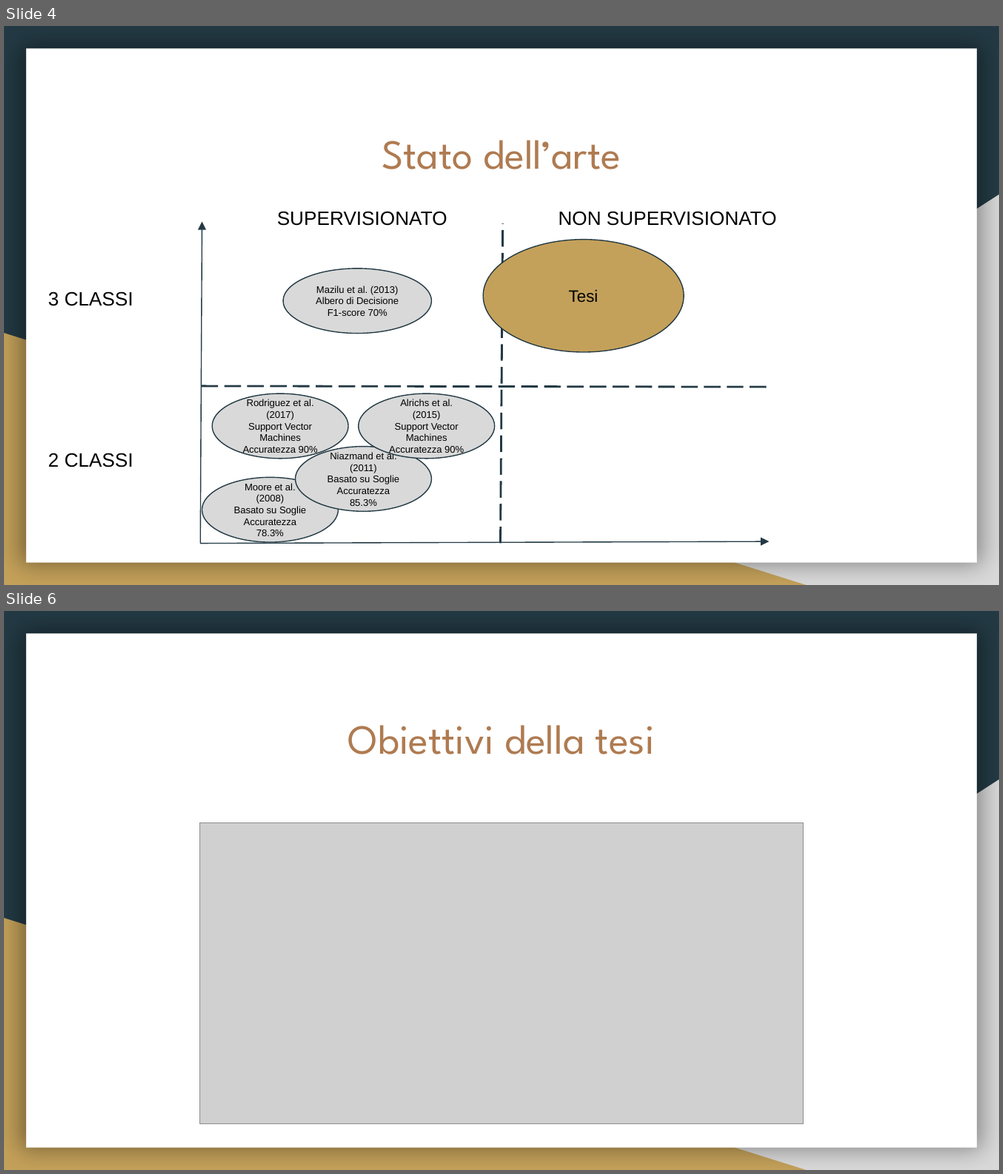
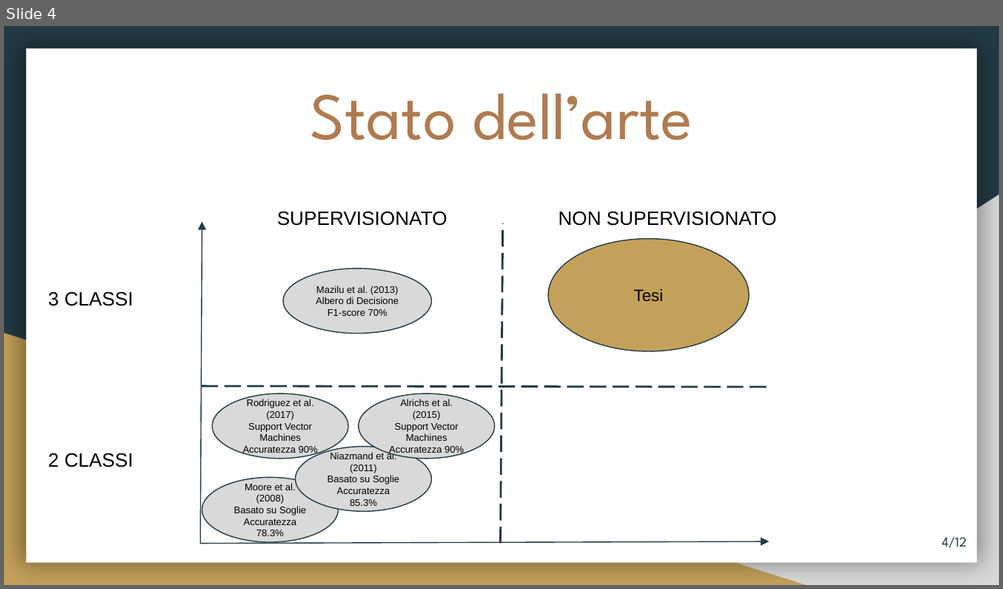
Before and after one commit to fuserale/tesi, a slide deck: tex_tesi/Apprendimento non supervisionato per l’identificazione di contesti di Freezing of Gait (FOG) in pazienti affetti da Morbo di Parkinson.pptx. Shown one above the other, each under a label of ours: slides 4 and 6 before the commit, slide 4 after it; the slides between them are not shown. The pictures are 1003x1174 and 1003x589 pixels, drawn with LibreOffice and Linux fonts; fonts in the diff are those of the drawing; grey boxes stand for pictures. Boxes give left, top, right and bottom in pixels: in the first picture for what was removed or moved away, otherwise in the second. Text is boxed around its words. In the diff, an @@ line names an element or a change of style, - is before the commit and + after.

```diff
--- a/tex_tesi/Apprendimento non supervisionato per l’identificazione di contesti di Freezing of Gait (FOG) in pazienti affetti da Morbo di Parkinson.pptx
+++ b/tex_tesi/Apprendimento non supervisionato per l’identificazione di contesti di Freezing of Gait (FOG) in pazienti affetti da Morbo di Parkinson.pptx
@@ slide 6 removed at bbox=[4, 611, 999, 1170], background #233A44; not listed: 3 template elements that a slide beside it also shows @@
@@ title removed at bbox=[348, 725, 654, 755] @@
-Obiettivi della tesi
@@ picture removed at bbox=[200, 823, 802, 1125] @@
@@ slide 4 changed as well @@
@@ title "Stato dell’arte": place and size @@
-title "Stato dell’arte" at bbox=[381, 140, 621, 170]
+title "Stato dell’arte" at bbox=[310, 93, 692, 140]
@@ title "Stato dell’arte" at bbox=[310, 93, 692, 140]: size 30 to 48 pt @@
@@ ellipse "Tesi": place and size @@
-ellipse "Tesi" at bbox=[484, 240, 684, 352]
+ellipse "Tesi" at bbox=[548, 239, 749, 351]
@@ page number added at bbox=[942, 537, 967, 548], 10 pt, text #233A44 @@
+4/12
```
Also in this commit, not shown: 6 other slides changed, 5 slides added, 4 other slides removed.
